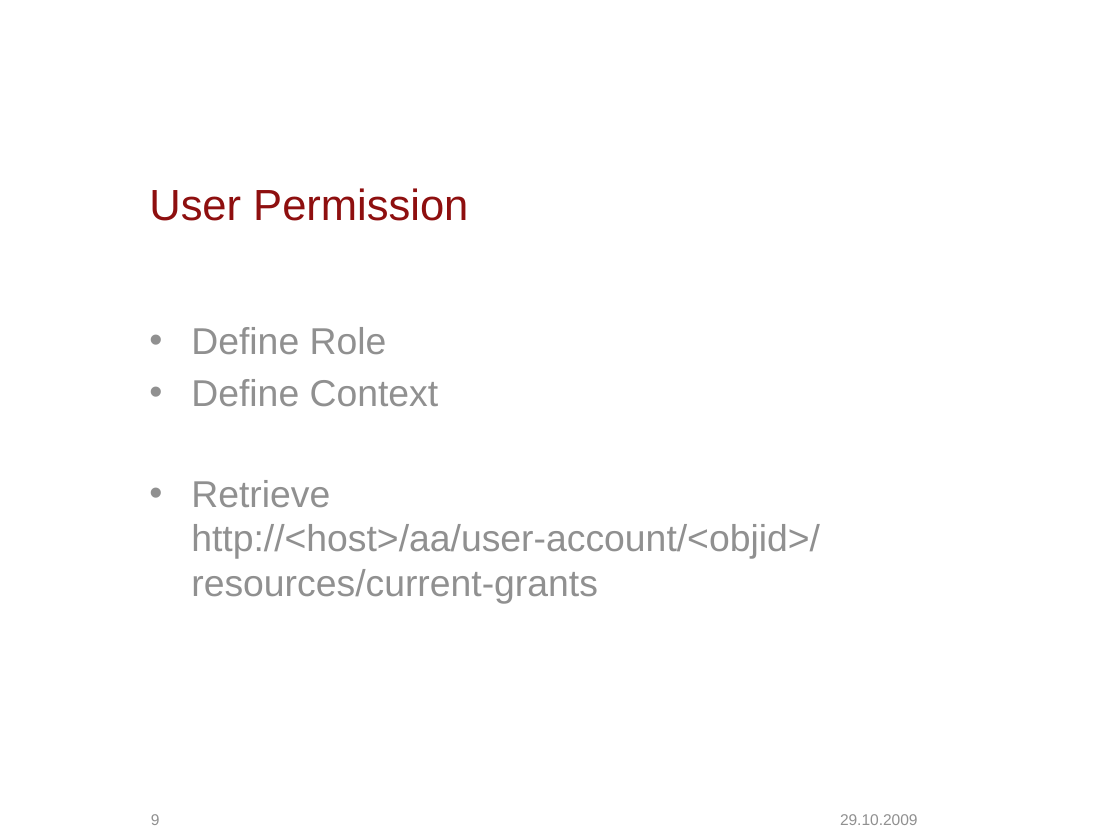
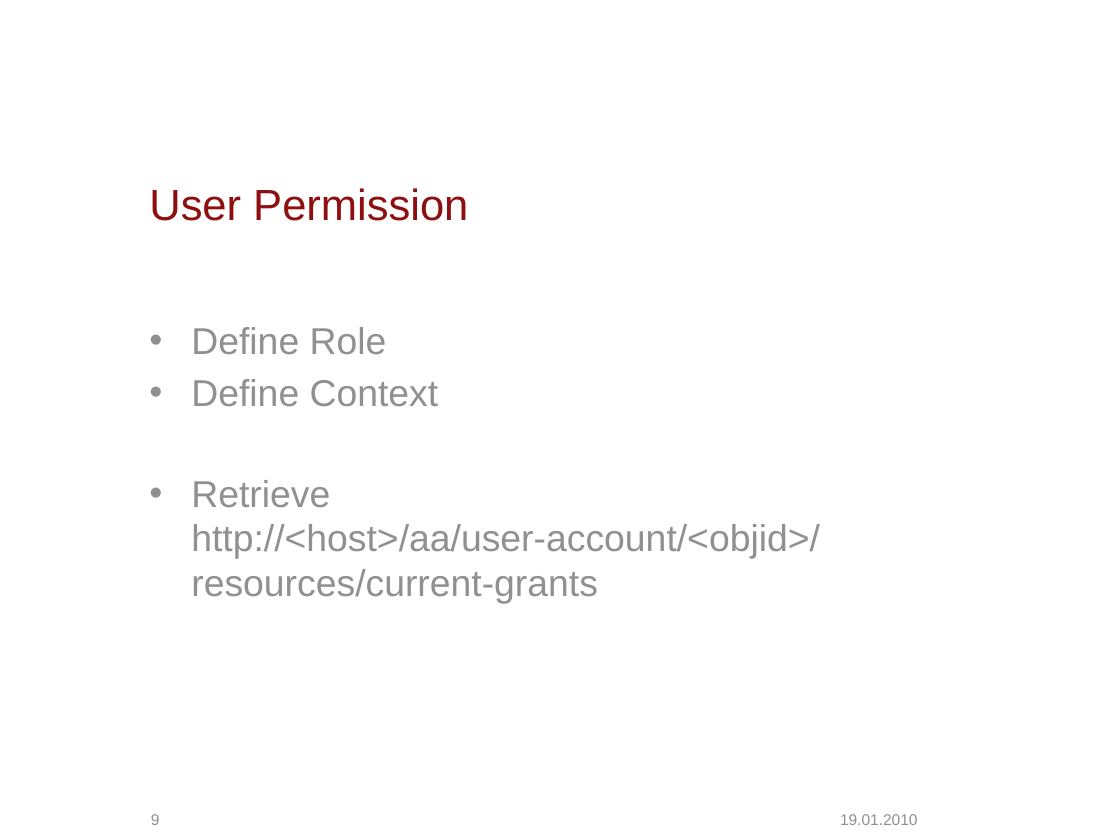
Before and after one commit to escidoc/escidoc-examples-old, a slide deck: slide 9 of doc/presentation.pptx. Drawn at 1120x840 pixels with LibreOffice and Linux fonts; fonts in the diff are those of the drawing; background and template pictures are left out. Boxes give left, top, right and bottom in pixels: in the first picture for what was removed or moved away, otherwise in the second. Text is boxed around its words. In the diff, an @@ line names an element or a change of style, - is before the commit and + after.

```diff
--- a/doc/presentation.pptx
+++ b/doc/presentation.pptx
@@ text at <box>840,814,918,825</box>: text changed @@
-29.10.2009
+19.01.2010
```
Also in this commit, not shown: 11 other slides changed.
